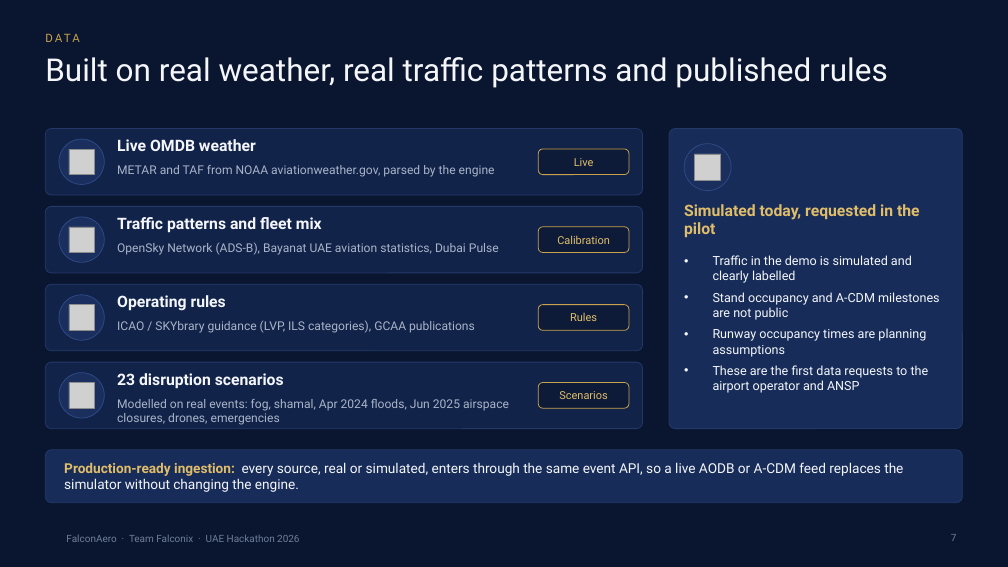
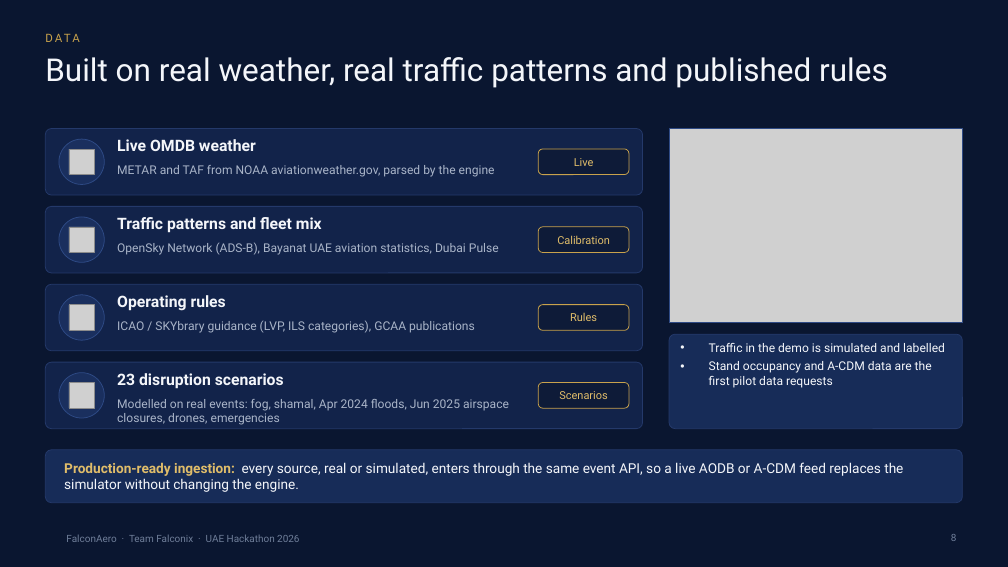
Before and after one commit to allurimohansrisaivarma-coder/FalconAero-UAEhack, a slide deck: slide 8 of pitch/FalconAero_Pitch_Deck.pptx (slide 7 before the commit). Drawn at 1008x567 pixels with LibreOffice and Linux fonts; fonts in the diff are those of the drawing; grey boxes stand for pictures; background and template pictures are left out. Boxes give left, top, right and bottom in pixels: in the first picture for what was removed or moved away, otherwise in the second. Text is boxed around its words. In the diff, an @@ line names an element or a change of style, - is before the commit and + after.

```diff
--- a/pitch/FalconAero_Pitch_Deck.pptx
+++ b/pitch/FalconAero_Pitch_Deck.pptx
@@ picture added at (x1=669, y1=129, x2=963, y2=323) @@
@@ rectangle added at (x1=669, y1=129, x2=963, y2=323), outline #2E4A85 0.75 pt @@
@@ ellipse removed at (x1=684, y1=144, x2=731, y2=191) @@
@@ picture removed at (x1=695, y1=154, x2=721, y2=181) @@
@@ text removed at (x1=684, y1=204, x2=920, y2=237) @@
-Simulated today, requested in the pilot
@@ rounded rectangle resized from (x1=669, y1=129, x2=963, y2=429) to (x1=669, y1=334, x2=963, y2=429) @@
@@ rounded rectangle at (x1=669, y1=334, x2=963, y2=429): proportions changed @@
@@ text at (x1=709, y1=343, x2=945, y2=388): text changed; size 12 to 11.5 pt @@
-• Traffic in the demo is simulated and clearly labelled
-• Stand occupancy and A-CDM milestones are not public
-• Runway occupancy times are planning assumptions
-• These are the first data requests to the airport operator and ANSP
+• Traffic in the demo is simulated and labelled
+• Stand occupancy and A-CDM data are the first pilot data requests
@@ page number at (x1=951, y1=534, x2=957, y2=541): text changed @@
-7
+8
```
Also in this commit, not shown: 1 other slide changed, 2 slides added, 1 slide removed, 10 other files.
